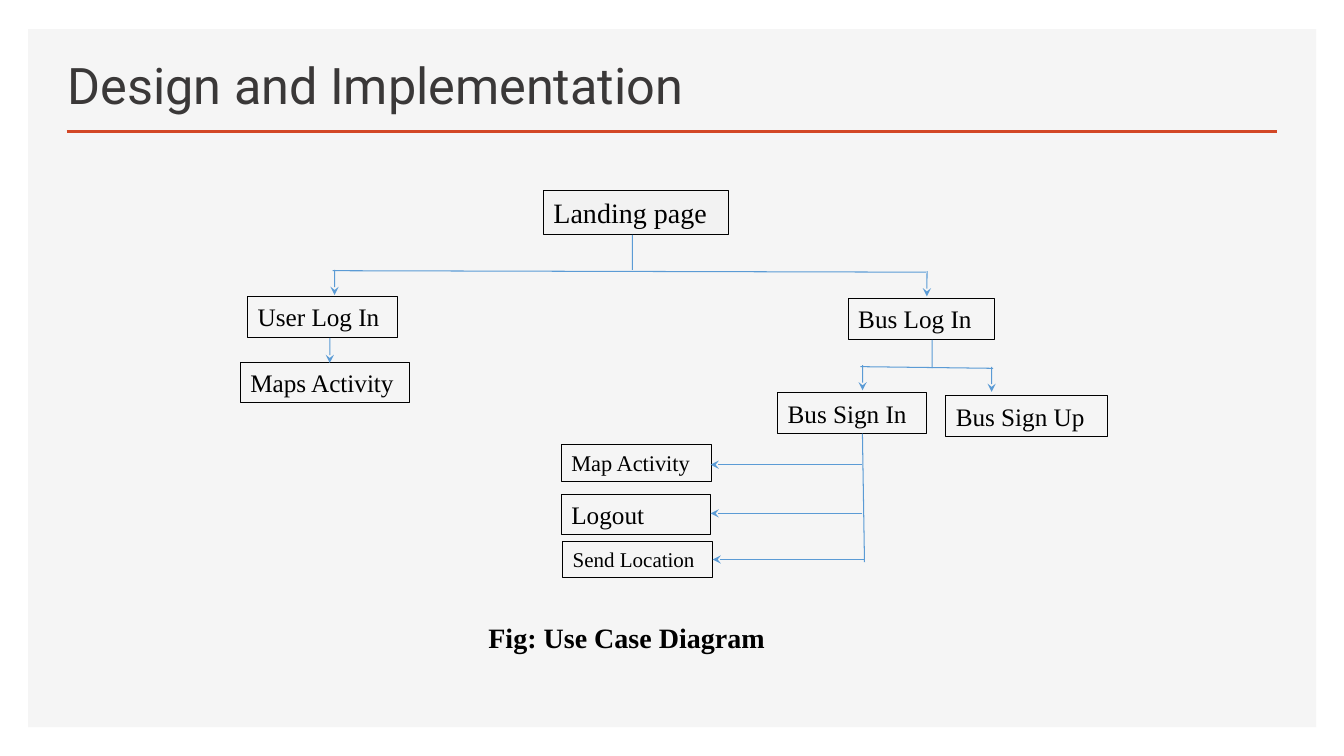
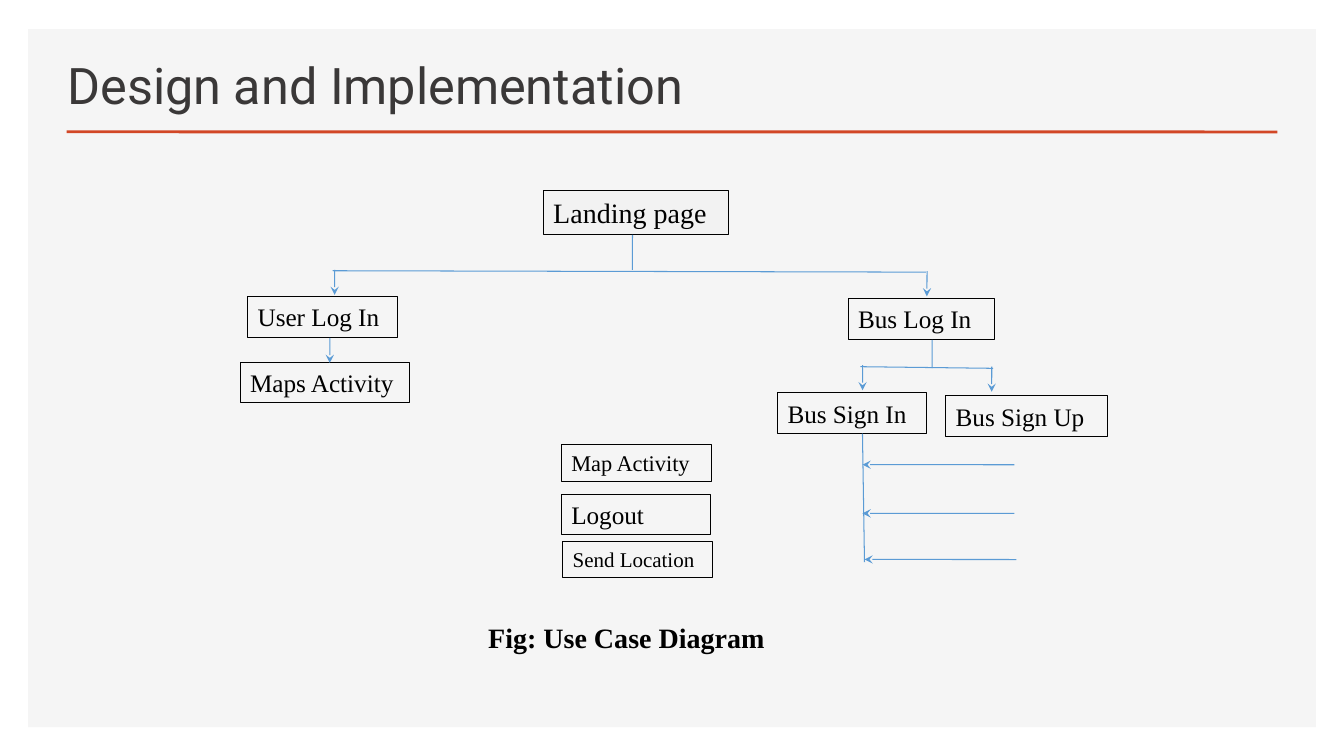
Before and after one commit to prajwollamichhane11/Mobile-Transport-Tracker, a slide deck: slide 9 of 4thsemlamichhane (2).pptx. Drawn at 1344x756 pixels with LibreOffice and Linux fonts; fonts in the diff are those of the drawing. Boxes give left, top, right and bottom in pixels: in the first picture for what was removed or moved away, otherwise in the second. Text is boxed around its words. In the diff, an @@ line names an element or a change of style, - is before the commit and + after.

```diff
--- a/4thsemlamichhane (2).pptx
+++ b/4thsemlamichhane (2).pptx
@@ line removed from (333, 271) to (927, 272) @@
@@ freeform shape added at bbox=[333, 271, 927, 272], outline #5B9BD5 0.74 pt @@
@@ line removed from (863, 434) to (865, 563) @@
@@ freeform shape added at bbox=[863, 434, 865, 562], outline #5B9BD5 0.74 pt @@
@@ arrow removed from (863, 465) to (711, 465) @@
@@ freeform shape added at bbox=[863, 465, 1015, 465], outline #5B9BD5 0.74 pt @@
@@ arrow removed from (863, 513) to (711, 513) @@
@@ freeform shape added at bbox=[863, 513, 1015, 513], outline #5B9BD5 0.74 pt @@
@@ outline #000000 0.75 pt to #000000 0.74 pt in 4 elements at bbox=[240, 362, 409, 402], bbox=[562, 494, 711, 534], bbox=[562, 445, 712, 482], bbox=[563, 541, 713, 577] @@
@@ arrow removed from (865, 560) to (713, 560) @@
@@ freeform shape added at bbox=[865, 560, 1017, 560], outline #5B9BD5 0.74 pt @@
```
Also in this commit, not shown: 9 other slides changed, 1 other file.
